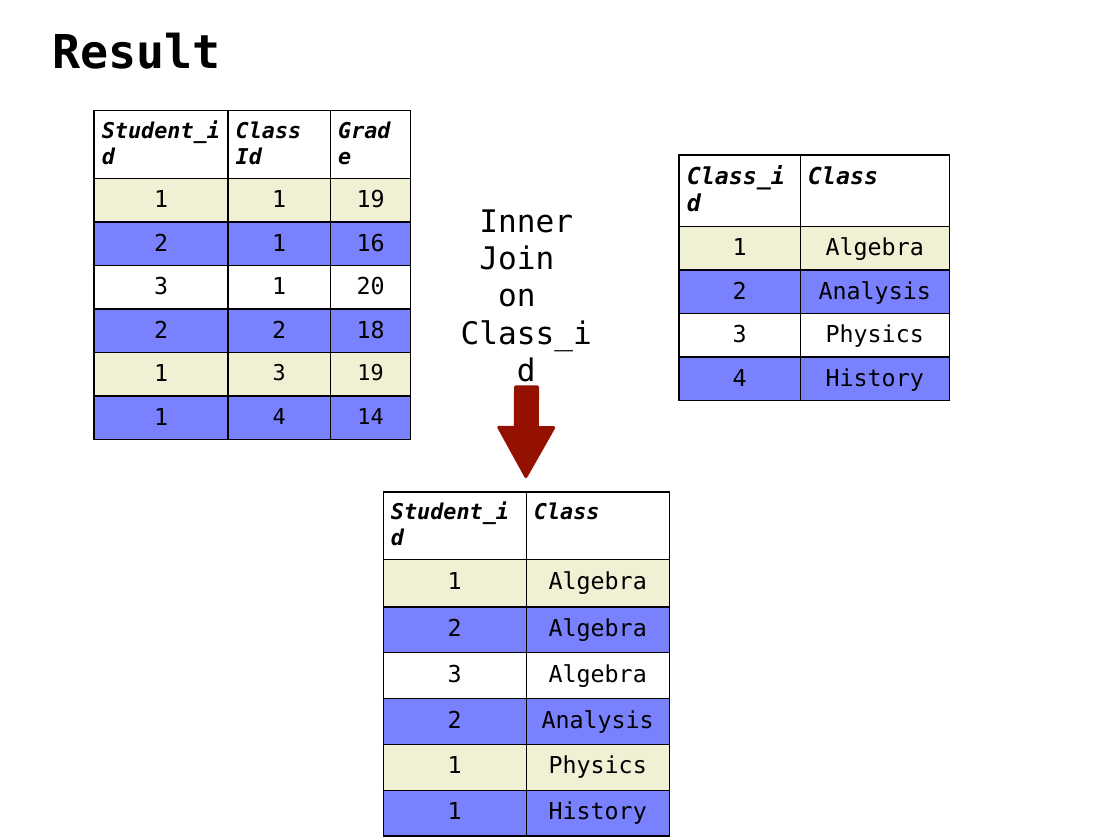
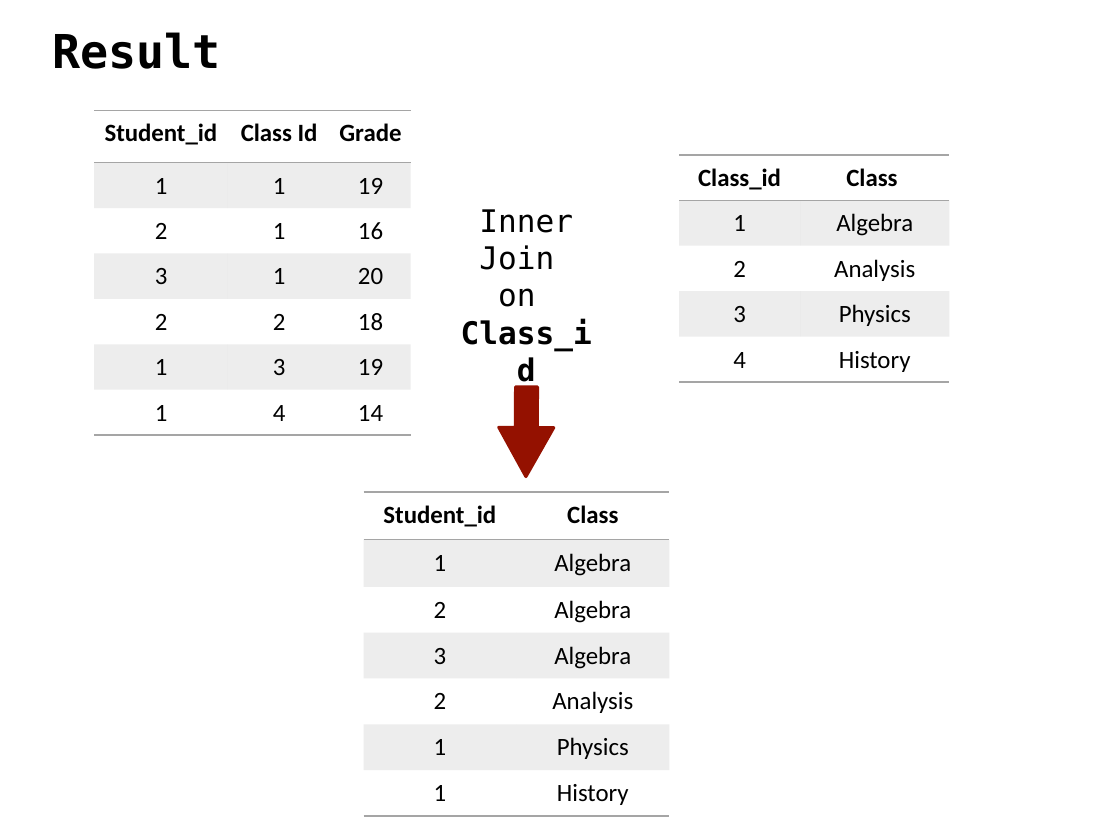
Before and after one commit to ipeirotis/introduction-to-databases, a slide deck: slide 42 of C-SQL.pptx (slide 38 before the commit). Drawn at 1120x840 pixels with LibreOffice and Linux fonts; fonts in the diff are those of the drawing. Boxes give left, top, right and bottom in pixels: in the first picture for what was removed or moved away, otherwise in the second. Text is boxed around its words. In the diff, an @@ line names an element or a change of style, - is before the commit and + after.

```diff
--- a/C-SQL.pptx
+++ b/C-SQL.pptx
@@ table at (x1=94, y1=111, x2=411, y2=436) @@
@@ fill #F0F0D5 to #A5A5A5 at 20% opacity in 6 cells @@
@@ fill #7A81FF to none in 9 cells @@
@@ fill none to #A5A5A5 at 20% opacity in row 4 @@
@@ size 14 to 16 pt in "Student_id", "Class Id", "Grade", "3" and 3 more places @@
@@ font DejaVu Sans Mono to Calibri @@
@@ italic off in "Student_id", "Class Id", "Grade" @@
@@ size 15 to 16 pt in "1", "1", "19", "2" and 10 more places @@
@@ alignment left to centre @@
@@ borders changed @@
@@ table at (x1=679, y1=155, x2=949, y2=382) @@
@@ fill #F0F0D5 to #A5A5A5 at 20% opacity in row 2 @@
@@ fill #7A81FF to none in 4 cells @@
@@ fill none to #A5A5A5 at 20% opacity in row 4 @@
@@ size 15 to 16 pt, font DejaVu Sans Mono to Calibri @@
@@ italic off in "Class_id", "Class" @@
@@ alignment left to centre @@
@@ borders changed @@
@@ text at (x1=383, y1=318, x2=592, y2=527): bold on in "Class_id" @@
@@ table at (x1=364, y1=492, x2=671, y2=815) @@
@@ fill #F0F0D5 to #A5A5A5 at 20% opacity in 4 cells @@
@@ fill #7A81FF to none in 6 cells @@
@@ fill none to #A5A5A5 at 20% opacity in row 4 @@
@@ size 14 to 16 pt, italic off in "Student_id", "Class" @@
@@ font DejaVu Sans Mono to Calibri @@
@@ size 15 to 16 pt in "1", "Algebra", "2", "Algebra" and 8 more places @@
@@ alignment left to centre @@
@@ borders changed @@
@@ table resized from (x1=383, y1=492, x2=670, y2=828) to (x1=364, y1=492, x2=671, y2=815) @@
```
Also in this commit, not shown: 15 other slides changed, 9 slides added.
